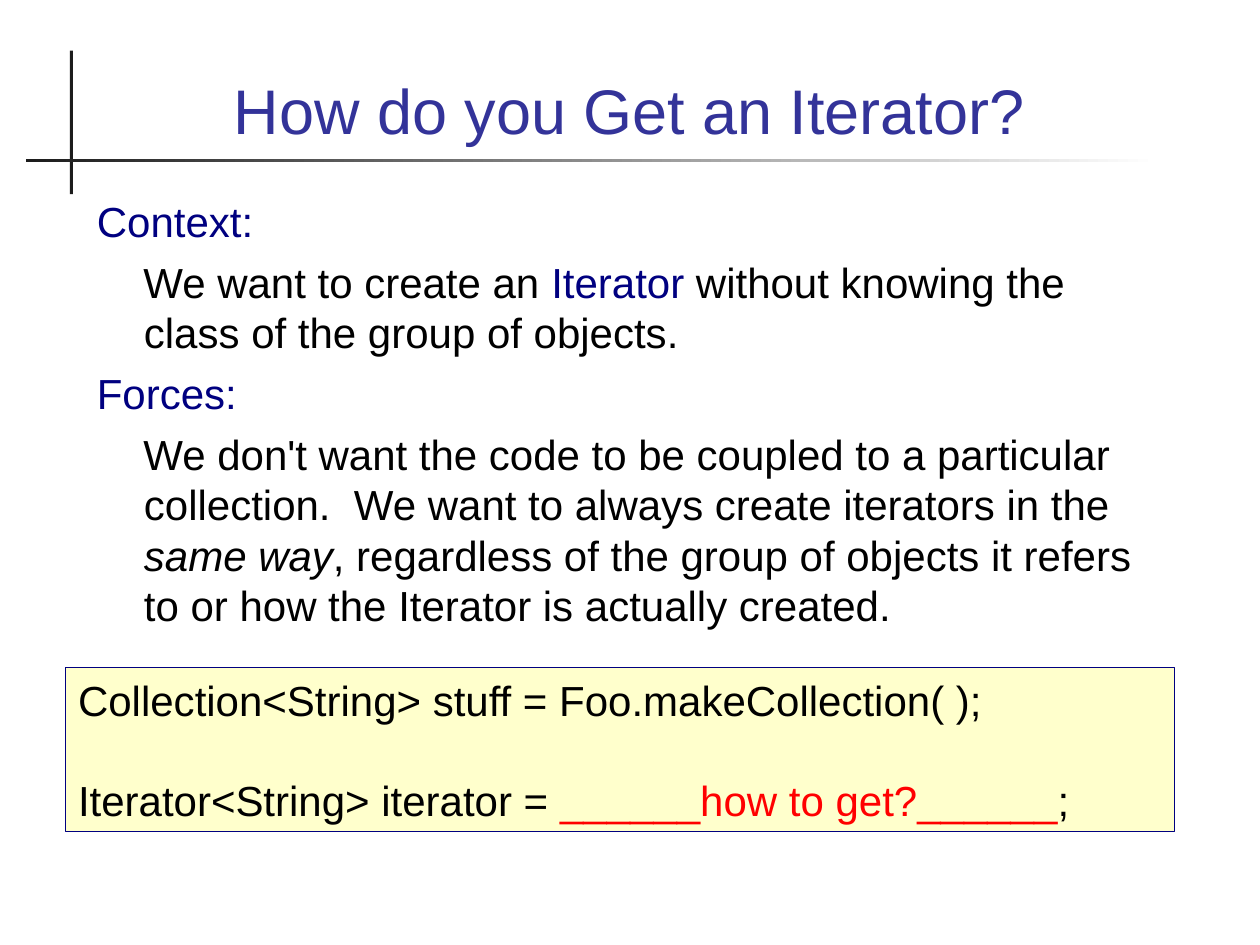
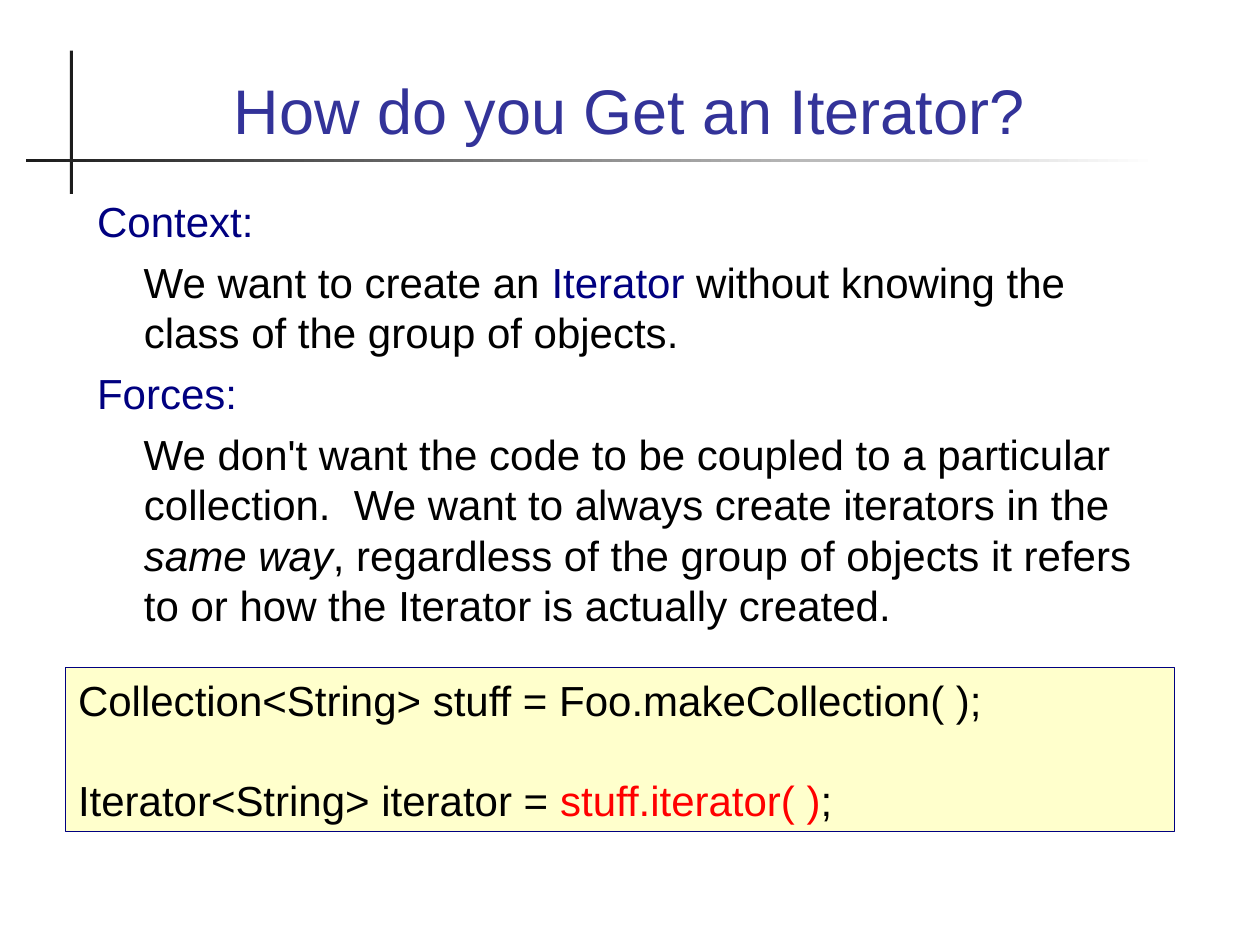
Before and after one commit to ntpbright/oop2016, a slide deck: slide 12 of patterns/Design-Patterns-1.ppt. Drawn at 1260x945 pixels with LibreOffice and Linux fonts; fonts in the diff are those of the drawing. Boxes give left, top, right and bottom in pixels: in the first picture for what was removed or moved away, otherwise in the second. Text is boxed around its words. In the diff, an @@ line names an element or a change of style, - is before the commit and + after.

```diff
--- a/patterns/Design-Patterns-1.ppt
+++ b/patterns/Design-Patterns-1.ppt
@@ text in rectangle at (x1=78, y1=785, x2=795, y2=825): text changed @@
-Iterator<String> iterator = ______how to get?______;
+Iterator<String> iterator = stuff.iterator( );
```
Also in this commit, not shown: 4 other slides changed, 2 other files.
